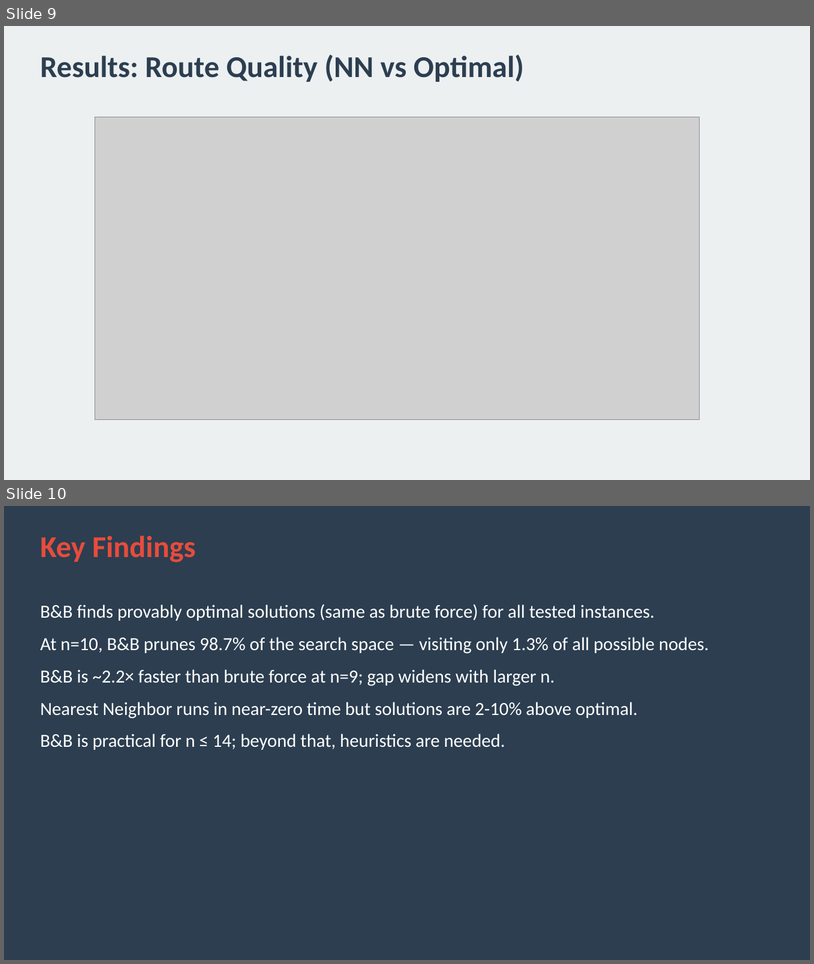
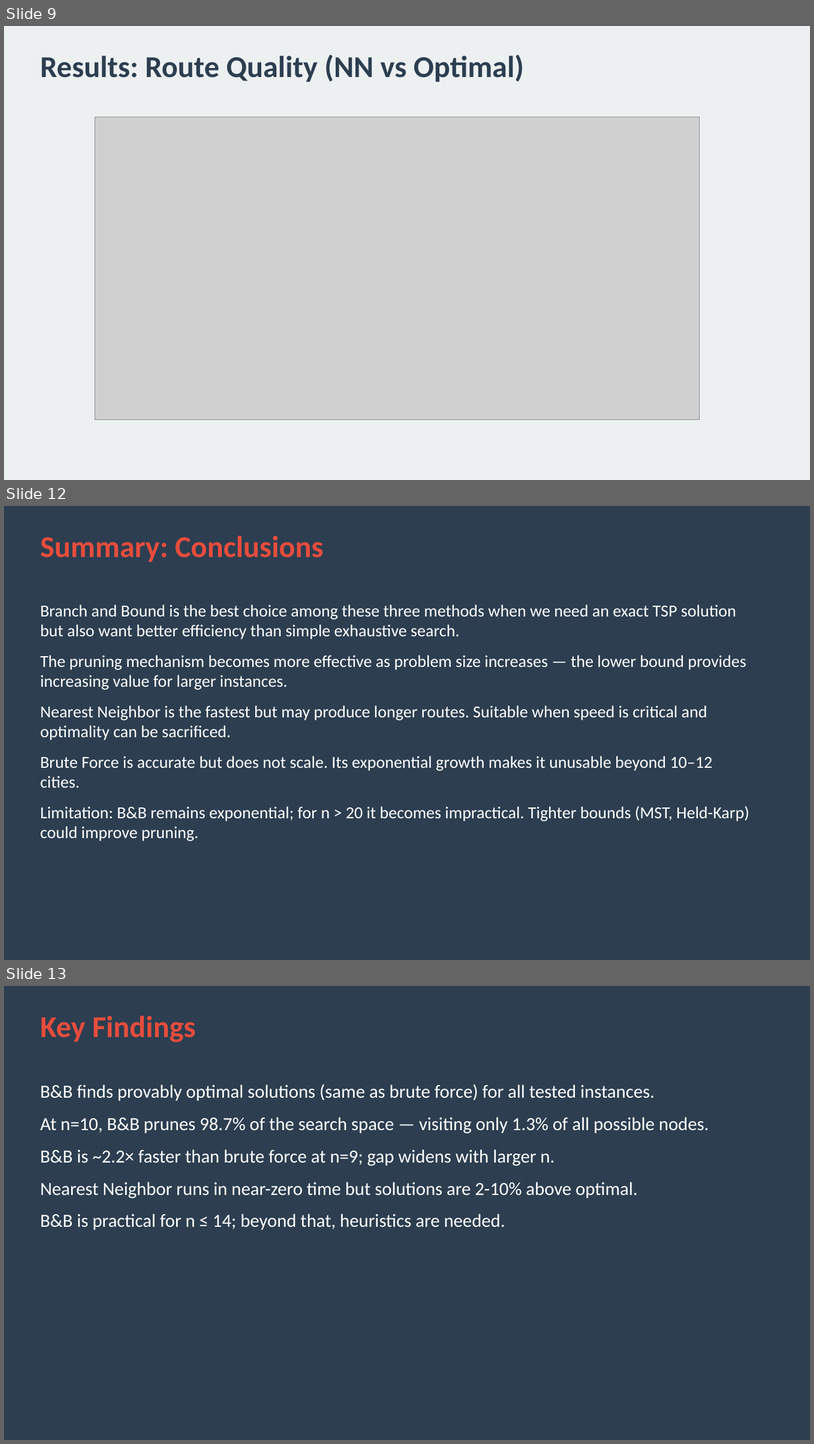
Before and after one commit to kordiaz666/TSP-KCLsummerschool, a slide deck: member4_visualization_report/tsp_bb_presentation.pptx. Shown one above the other, each under a label of ours: slides 9 and 10 before the commit, slides 9, 12 and 13 after it; the slides between them are not shown. The pictures are 814x964 and 814x1444 pixels, drawn with LibreOffice and Linux fonts; fonts in the diff are those of the drawing; grey boxes stand for pictures. Boxes give left, top, right and bottom in pixels: in the first picture for what was removed or moved away, otherwise in the second. Text is boxed around its words. In the diff, an @@ line names an element or a change of style, - is before the commit and + after.

Commit message:
Add Summary chapter slides (3 new slides: algorithms recap, results table, conclusions) + summary_chapter.md

```diff
--- a/member4_visualization_report/tsp_bb_presentation.pptx
+++ b/member4_visualization_report/tsp_bb_presentation.pptx
@@ slide 12 added at [4, 506, 810, 960], background #2C3E50 @@
@@ text added at [40, 535, 324, 562], 36 pt, text #E74C3C, bold @@
+Summary: Conclusions
@@ text added at [40, 604, 750, 841], 20 pt, text #FFFFFF @@
+Branch and Bound is the best choice among these three methods when we need an exact TSP solution but also want better efficiency than simple exhaustive search.
+The pruning mechanism becomes more effective as problem size increases — the lower bound provides increasing value for larger instances.
+Nearest Neighbor is the fastest but may produce longer routes. Suitable when speed is critical and optimality can be sacrificed.
+Brute Force is accurate but does not scale. Its exponential growth makes it unusable beyond 10–12 cities.
+Limitation: B&B remains exponential; for n > 20 it becomes impractical. Tighter bounds (MST, Held-Karp) could improve pruning.
@@ what was slide 10 is now slide 13 @@
```
Also in this commit, not shown: 2 other slides added, 2 other files.
